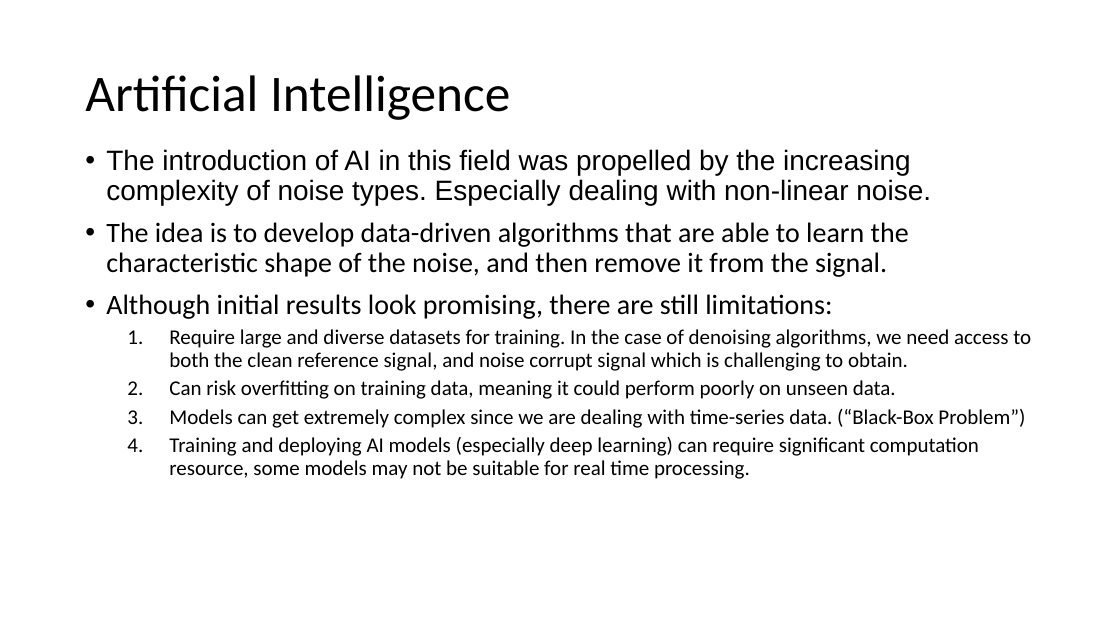
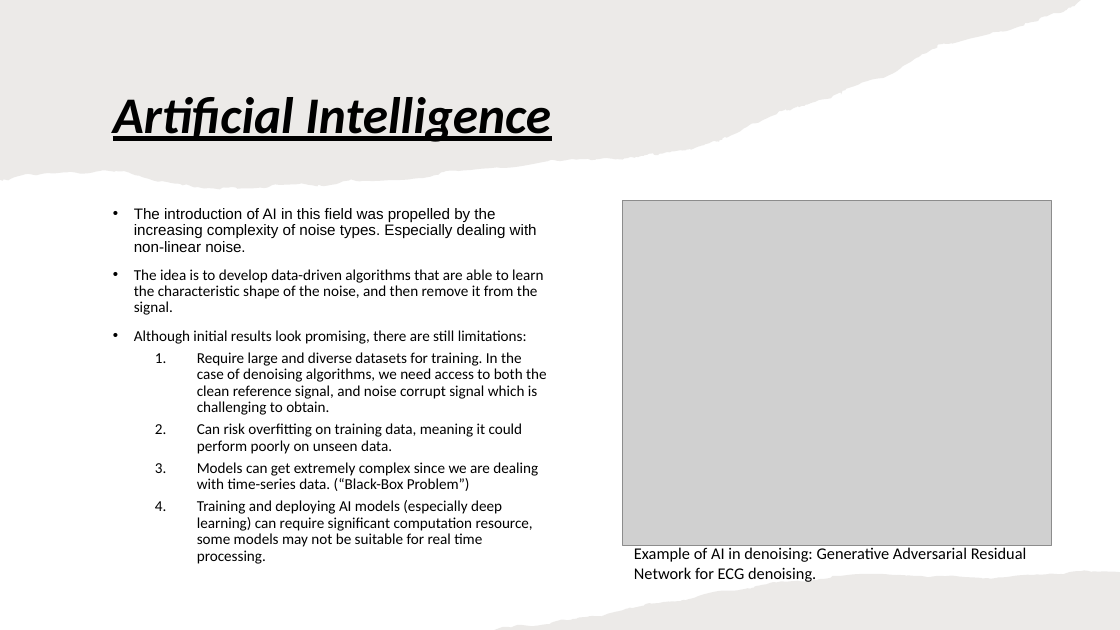
Before and after one commit to ben120-web/MSc-Project, a slide deck: slide 6 of Electrode Motion Denoising/reports/DeepLearningElectrodeMotionRemoval.pptx. Drawn at 1120x630 pixels with LibreOffice and Linux fonts; fonts in the diff are those of the drawing; grey boxes stand for pictures. Boxes give left, top, right and bottom in pixels: in the first picture for what was removed or moved away, otherwise in the second. Text is boxed around its words. In the diff, an @@ line names an element or a change of style, - is before the commit and + after.

```diff
--- a/Electrode Motion Denoising/reports/DeepLearningElectrodeMotionRemoval.pptx
+++ b/Electrode Motion Denoising/reports/DeepLearningElectrodeMotionRemoval.pptx
@@ freeform shape added at [0,0,1081,189], fill #82766A at 15% opacity @@
@@ title "Artificial Intelligence": place and size @@
-title "Artificial Intelligence" at [85,75,510,120]
+title "Artificial Intelligence" at [113,97,551,142]
@@ title "Artificial Intelligence" at [113,97,551,142]: bold on, italic on, underline on @@
@@ text "The introduction of AI in ...": place and size @@
-text "The introduction of AI in ..." at [106,149,1031,479]
+text "The introduction of AI in ..." at [134,208,547,564]
@@ text "The introduction of AI in ..." at [134,208,547,564]: size 24 to 13 pt in "The introduction of AI in this field ...", "The idea is to develop data-driven algorithms ...", "Although initial results look promising, there are ..."; size 18 to 13 pt in "Require large and diverse datasets for training. ...", "Can risk overfitting on training data, meaning ...", "Models can get extremely complex since we ...", "Training and deploying AI models (especially deep ..." @@
@@ picture added at [623,201,1052,546] @@
@@ text added at [634,547,1027,582], 14 pt, text #000000 @@
+Example of AI in denoising: Generative Adversarial Residual Network for ECG denoising.
@@ freeform shape added at [495,571,1120,630], fill #82766A at 15% opacity @@
```
Also in this commit, not shown: 7 other slides changed.
